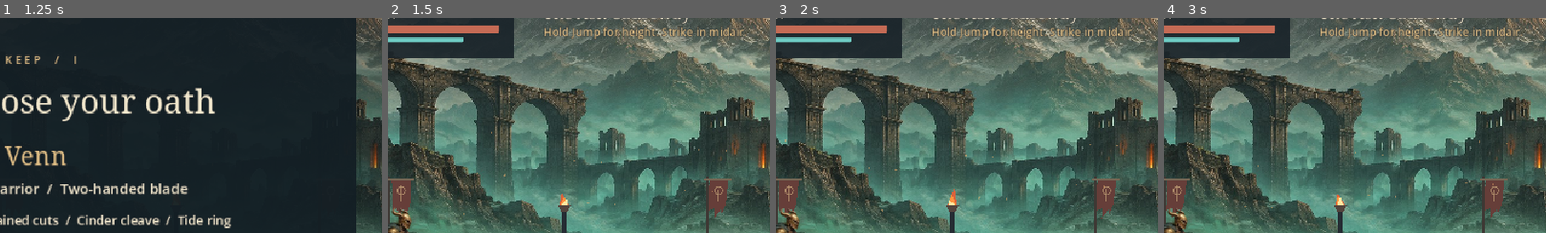
Above: before the commit, frames 1-4 (left to right).
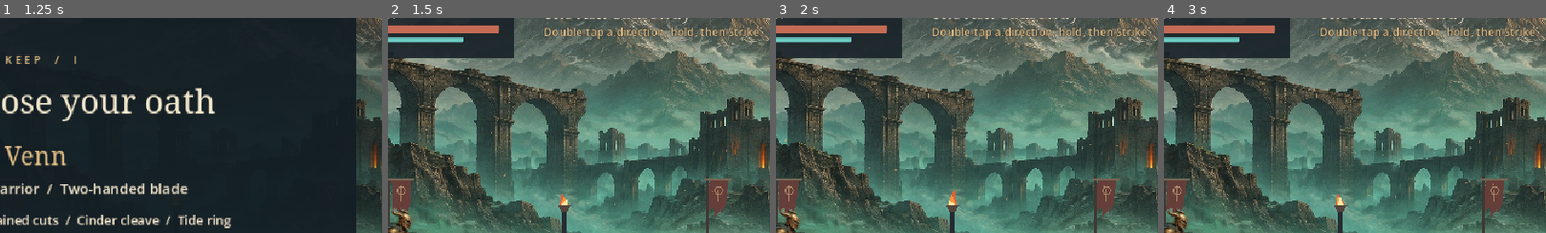
Above: after the commit, the same moments.

Repository: AmosLain/shadowrealms
Game: Godot game, scene res://scenes/Keep.tscn
Same seed, same stepped clock (60 frames per second), same inputs: the game is played once before the commit and once after it.
Inputs:
- Up to frame 1 (1.25 s): click "Enter the keep" at 0.5 s
- Up to frame 2 (1.5 s): click "Begin with Orra Venn" at 1.25 s
- Up to frame 3 (2 s): no input
- Up to frame 4 (3 s): click "Ⅱ" at 2 s; click "Resume" at 2.75 s
The pictures show only the part of the screen within x 13-63%, y 8-58%; the shares and areas given below are measured in that part.

Frame 1 is identical in both runs. In frame 2, 1.3% of the frame differs, in the area x 41-98%, y 3-10%; in frame 3, 1.3%; in frame 4, 1.3%.

Commit message:
Give Orra a double-tap run and lane-committed shoulder charge

Diff:
--- a/project.godot
+++ b/project.godot
@@ -2,7 +2,7 @@
 [application]
 config/name="Shadow Realms"
 config/icon="res://art/crest.png"
-config/version="0.3.1"
+config/version="0.4.0"
 run/main_scene="res://scenes/Keep.tscn"
 config/features=PackedStringArray("4.3", "GL Compatibility")
 [display]
--- a/scripts/fighter.gd
+++ b/scripts/fighter.gd
@@ -26,6 +26,28 @@
 
 func attack_damage(base:int) -> int:
 	return roundi(base * 1.5) if ember_time > 0. else base
+var last_tap := 0
+var tap_left := 0.0
+var run_dir := 0
+var run_distance := 0.0
+var shoulder_contact := false
+
+func tap_horizontal(dir:int):
+	if kind!="warden" or hp<=0 or lift>0 or state not in ["idle","walk"]: return
+	if dir==last_tap and tap_left>0:
+		run_dir=dir
+		run_distance=0.
+		tap_left=0.
+	else:
+		run_dir=0
+		last_tap=dir
+		tap_left=Rules.RUN_TAP_WINDOW
+
+func reset_run():
+	run_dir=0
+	run_distance=0.
+	tap_left=0.
+
 var recoil := 0.
 var combo := 0
 var chain := 0.
@@ -89,6 +111,8 @@
 	buffer = .32
 
 func start_move(action: String):
+	reset_run()
+	shoulder_contact=false
 	state = "attack"
 	move = action
 	elapsed = 0.
@@ -101,6 +125,7 @@
 	hit.position.x = 0. if radial else face * width * .5
 
 func step(dt: float, direction: Vector2):
+	tap_left=maxf(0.,tap_left-dt)
 	ember_time=maxf(0.,ember_time-dt)
 	if impact_hold>0.:
 		var held:=minf(dt,impact_hold)
@@ -128,7 +153,17 @@
 	elif state == "attack":
 		var data: Array = Rules.MOVES[move]
 		var ready_to_hit := elapsed >= float(data[0]) and (move!="plunge" or lift<=0.)
-		if move=="cut":
+		if move=="shoulder":
+			# Drive in the committed lane, then brake even if the input reverses.
+			var velocity_x:=415.*(1.-smoothstep(.22,.44,elapsed))
+			if shoulder_contact: velocity_x*=.16
+			position.x=clampf(position.x+face*velocity_x*dt,arena.left_bound,arena.right_bound)
+			if ready_to_hit:
+				if not did_hit: arena.sound.play("swing")
+				did_hit=true
+				if not shoulder_contact and elapsed<=.30:
+					shoulder_contact=arena.shoulder_hit(self)
+		elif move=="cut":
 			var previous:=elapsed-dt
 			var travel:=Rules.cut_travel(elapsed)-Rules.cut_travel(previous)
 			position.x=clampf(position.x+face*travel,arena.left_bound,arena.right_bound)
@@ -147,8 +182,10 @@
 			cooldown = 3.0 if kind=="chime" else (.43 if phase_two else .70)
 	else:
 		if playable:
+			if run_dir!=0 and direction.x*run_dir<.45: run_dir=0
 			if absf(direction.x)>.1: face = 1 if direction.x>0 else -1
 			if jump_buffer>0. and lift<=0. and rise<=0.:
+				reset_run()
 				rise=390. if jump_held else 170.
 				jump_buffer=0.
 			var taking_off := rise>0. and lift<=0.
@@ -163,6 +200,9 @@
 								if move=="gale":
 									recoil=face*500.
 									rise=minf(rise,-80.)
+						elif run_dir!=0 and run_distance>=Rules.SHOULDER_RUNUP:
+							start_move("shoulder")
+							combo=0
 						else:
 							if chain<=0.: combo=0
 							if kind=="seer": start_move("spark")
@@ -186,9 +226,13 @@
 		else:
 			direction = think()
 		if state!="attack":
-			position += direction * Vector2(speed,speed*.66)*dt
+			var previous_x:=position.x
+			var pace:=Rules.RUN_SPEED if run_dir!=0 else speed
+			position += direction * Vector2(pace,speed*.66)*dt
+			if run_dir!=0:
+				run_distance+=absf(clampf(position.x,arena.left_bound,arena.right_bound)-previous_x)
 			state = "walk" if direction.length()>.1 else "idle"
-			stride += dt * (9. if state=="walk" else 2.6)
+			stride += dt * (14. if run_dir!=0 else (9. if state=="walk" else 2.6))
 	position.y = clampf(position.y,332.,461.)
 	position.x = clampf(position.x,arena.left_bound,arena.right_bound)
 	rig.position.y = -lift
@@ -231,6 +275,7 @@
 	if kind=="cantor" and arena.chimes_alive():
 		arena.fx(position-Vector2(0,61),"counter")
 		return false
+	reset_run()
 	hp = maxi(0,hp-amount)
 	phase_two = kind in ["headsman","cantor"] and hp<=max_hp/2
 	recoil = 0.0 if kind=="chime" else push
--- a/scripts/interface.gd
+++ b/scripts/interface.gd
@@ -156,7 +156,7 @@
 	if arena.counter_notice>0:
 		hint.text="Counter!   +15 magic"
 	elif arena.hero.position.x<398 and arena.wave<0:
-		hint.text="Hold Jump for height. Strike in midair."
+		hint.text="Double-tap a direction, hold, then Strike." if arena.selected=="warden" else "Hold Jump for height. Strike in midair."
 	elif arena.locked and arena.wave==0:
 		hint.text="Face the flash. Special to counter."
 	elif arena.locked and arena.wave==1:
--- a/scripts/keep.gd
+++ b/scripts/keep.gd
@@ -45,6 +45,8 @@
 	if event.is_action_pressed("pause") and level_state in ["play","pause"]:
 		pause_game()
 	elif level_state=="play":
+		if event.is_action_pressed("left"): hero.tap_horizontal(-1)
+		if event.is_action_pressed("right"): hero.tap_horizontal(1)
 		if event.is_action_released("jump"): hero.release_jump()
 		for action in ["attack","jump","magic","special"]:
 			if event.is_action_pressed(action): hero.command(action)
@@ -52,6 +54,7 @@
 func pause_game():
 	if level_state=="play":
 		hero.release_jump()
+		hero.reset_run()
 		level_state="pause"
 		ui.menu("pause")
 	elif level_state=="pause":
@@ -209,6 +212,26 @@
 		if enemy.kind=="chime" and enemy.hp>0: return true
 	return false
 
+func shoulder_hit(source) -> bool:
+	var nearest=null
+	var distance:=INF
+	for enemy in enemies:
+		if enemy.hp<=0 or enemy.lift>30: continue
+		var gap:Vector2=enemy.position-source.position
+		var forward:float=gap.x*source.face
+		if forward < -4 or forward>Rules.MOVES.shoulder[2]+19 or absf(gap.y)>Rules.MOVES.shoulder[3]+12: continue
+		if forward<distance:
+			distance=forward
+			nearest=enemy
+	if nearest==null: return false
+	if nearest.damage(source.attack_damage(Rules.MOVES.shoulder[4]),source.face*315.,true):
+		source.impact_hold=.05
+		nearest.impact_hold=.05
+		sound.play("impact")
+		fx(source.position+Vector2(source.face*25,-65),"impact")
+		shake=4.
+	return true
+
 func opening_cut(source, time:float):
 	var reach:float=(73. if Rules.cut_frame(time)==1 else 96.) * absf(source.rig.scale.y)
 	var volume:CollisionShape2D=source.hit.get_child(0)
--- a/scripts/rig.gd
+++ b/scripts/rig.gd
@@ -32,7 +32,12 @@
 		frames.rotation=0.
 		frames.self_modulate=Color.WHITE
 		rotation=0.
-		if actor.state=="attack" and count>=4:
+		if actor.state=="attack" and actor.move=="shoulder":
+			var drive:=1.-smoothstep(.24,.46,actor.elapsed)
+			frames.frame=1 if drive>.3 else 0
+			rotation=actor.face*.33*drive
+			frames.position.y+=5.*drive
+		elif actor.state=="attack" and count>=4:
 			var timing:Array=R.MOVES[actor.move]
 			if actor.move in ["gale","plunge"]: rotation=actor.face*(.30 if actor.move=="plunge" else .13)
 			if actor.move=="starfall": rotation=-actor.face*.14
@@ -40,6 +45,7 @@
 			else: frames.frame=2 if actor.elapsed<timing[0]+timing[1]*.69 else 3
 			if actor.move=="cut": frames.frame=R.cut_frame(actor.elapsed)
 		elif clip=="walk":
+			if actor.run_dir!=0: rotation=actor.face*.12
 			frames.frame=int(actor.stride*.95)%count
 			frames.position.y-=absf(sin(actor.stride))*1.8
 		elif clip=="idle":
--- a/scripts/rules.gd
+++ b/scripts/rules.gd
@@ -14,7 +14,10 @@
 }
 # windup, recovery, reach, lane tolerance, damage, knockdown
 const AIR_ATTACK = {"warden":"plunge", "seer":"starfall", "swift":"gale"}
-const ART_CLIP = {"plunge":"cleave","starfall":"spark","gale":"lunge","hook":"jab","fault":"crush"}
+const RUN_TAP_WINDOW := .26
+const RUN_SPEED := 318.0
+const SHOULDER_RUNUP := 18.0
+const ART_CLIP = {"shoulder":"walk","plunge":"cleave","starfall":"spark","gale":"lunge","hook":"jab","fault":"crush"}
 const EMBER_SECONDS = 12.0
 # First ground cut: contact poses in the 192 x 176 warden atlas.
 const CUT_EXTENSION := 0.135
@@ -30,6 +33,7 @@
 	return -2.*smoothstep(0.,.06,t) + 16.*smoothstep(.065,CUT_EXTENSION,t) + 3.*smoothstep(CUT_EXTENSION,.225,t)
 
 const MOVES = {
+	"shoulder": [.075,.405,30,12,22,true],
 	"plunge": [.08,.36,110,41,32,true],
 	"starfall": [.13,.25,300,28,17,false],
 	"gale": [.10,.23,112,25,24,false],
--- a/scripts/touch.gd
+++ b/scripts/touch.gd
@@ -2,6 +2,7 @@
 var arena
 var finger:=-1
 var jump_finger:=-1
+var stick_side:=0
 var knob:=Vector2.ZERO
 const ORIGIN=Vector2(97,447)
 const BUTTONS={"attack":Vector2(874,437),"jump":Vector2(806,482),"magic":Vector2(798,398),"special":Vector2(906,349)}
@@ -26,6 +27,7 @@
 			arena.hero.release_jump()
 	elif event is InputEventScreenDrag and event.index==finger: drag(event.position)
 func reset():
+	stick_side=0
 	if jump_finger>=0 and arena.hero: arena.hero.release_jump()
 	jump_finger=-1
 	finger=-1
@@ -34,6 +36,10 @@
 	queue_redraw()
 func drag(p:Vector2):
 	knob=(p-ORIGIN).limit_length(48)
+	if absf(knob.x)>=27 and (stick_side==0 or signf(knob.x)!=stick_side):
+		stick_side=int(signf(knob.x))
+		arena.hero.tap_horizontal(stick_side)
+	elif absf(knob.x)<12: stick_side=0
 	arena.touch_vector=knob/48.
 	queue_redraw()
 func _draw():
--- /dev/null
+++ b/tests/shoulder.gd
@@ -0,0 +1,89 @@
+extends SceneTree
+
+const DT:=1./60.
+var game
+var errors:=0
+
+func _initialize(): call_deferred("run")
+func check(ok:bool,msg:String):
+	if ok: print("PASS ",msg)
+	else:
+		errors+=1
+		push_error(msg)
+
+func tap(side:int):
+	var e:=InputEventAction.new()
+	e.action="right" if side==1 else "left"
+	e.pressed=true
+	game._unhandled_input(e)
+
+func trial(side:int,lane:float) -> float:
+	game.begin()
+	var hero=game.hero
+	hero.position.x=450
+	var axis:=Vector2(side,0)
+	tap(side)
+	hero.step(DT,axis)
+	check(hero.run_dir==0,"first tap walks")
+	hero.step(DT,Vector2.ZERO)
+	tap(side)
+	for i in 5: hero.step(DT,axis)
+	check(hero.run_dir==side and hero.run_distance>=18,"second tap builds momentum")
+	var start:Vector2=hero.position
+	var enemy=game.spawn("raider",start+Vector2(side*104,lane))
+	game.enemies.append(enemy)
+	hero.command("attack")
+	hero.step(DT,axis)
+	check(hero.move=="shoulder","running Strike selects shoulder")
+	for i in 40:
+		hero.step(DT,-axis)
+		if enemy.hp<enemy.max_hp: enemy.step(DT,Vector2.ZERO)
+	if lane==0:
+		check(enemy.hp==enemy.max_hp-22 and (enemy.position.x-start.x)*side>144,"hit once and shove away")
+	else: check(enemy.hp==enemy.max_hp and hero.state!="attack","miss clears lane and recovers")
+	return (hero.position.x-start.x)*side
+
+func run():
+	game=load("res://scenes/Keep.tscn").instantiate()
+	game.save_path=""
+	root.add_child(game)
+	game.set_physics_process(false)
+	var hit:=trial(1,0)
+	trial(-1,0)
+	check(trial(1,40)>hit+35,"whiff travels farther than contact")
+	game.begin()
+	var h=game.hero
+	tap(1)
+	for i in 20: h.step(DT,Vector2.ZERO)
+	tap(1)
+	check(h.run_dir==0,"late tap walks")
+	h.command("attack")
+	h.step(DT,Vector2.ZERO)
+	check(h.move=="cut","standing Strike retains first cut")
+	game.begin()
+	h=game.hero
+	var t=game.ui.touch
+	t.visible=true
+	var event:=InputEventScreenTouch.new()
+	event.index=1
+	event.position=t.ORIGIN+Vector2(39,0)
+	event.pressed=true
+	t._input(event)
+	event.pressed=false
+	t._input(event)
+	event.pressed=true
+	t._input(event)
+	for i in 5: h.step(DT,game.touch_vector)
+	event.index=2
+	event.position=t.BUTTONS.attack
+	t._input(event)
+	h.step(DT,game.touch_vector)
+	check(h.move=="shoulder","touch stick and independent Strike finger")
+	game.selected="swift"
+	game.begin()
+	tap(1)
+	tap(1)
+	check(game.hero.run_dir==0,"run belongs to Orra")
+	game.free()
+	await process_frame
+	quit(1 if errors else 0)
Not shown, changed: export_presets.cfg
Not shown, added: tests/shoulder.gd.uid
